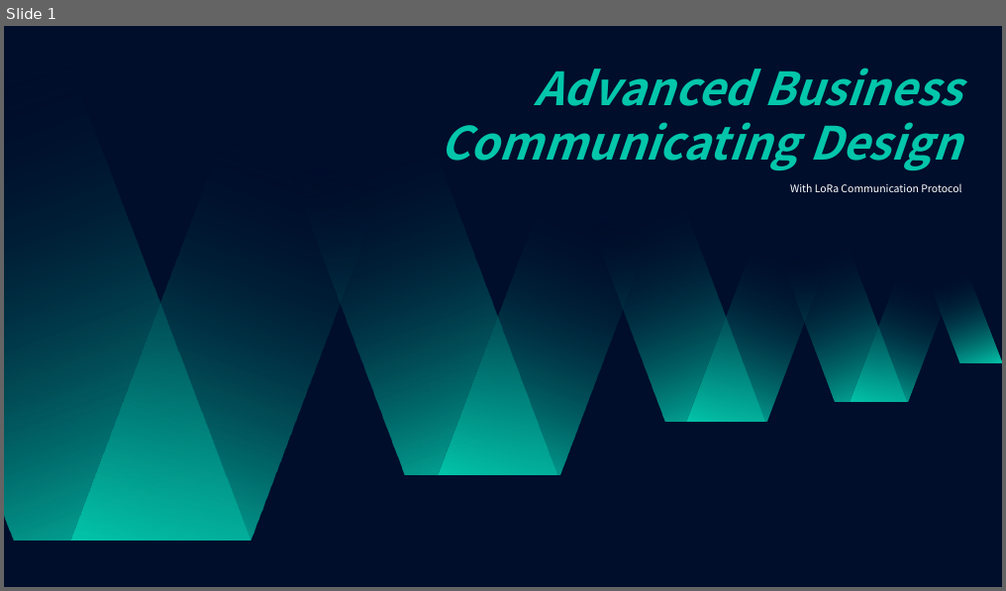
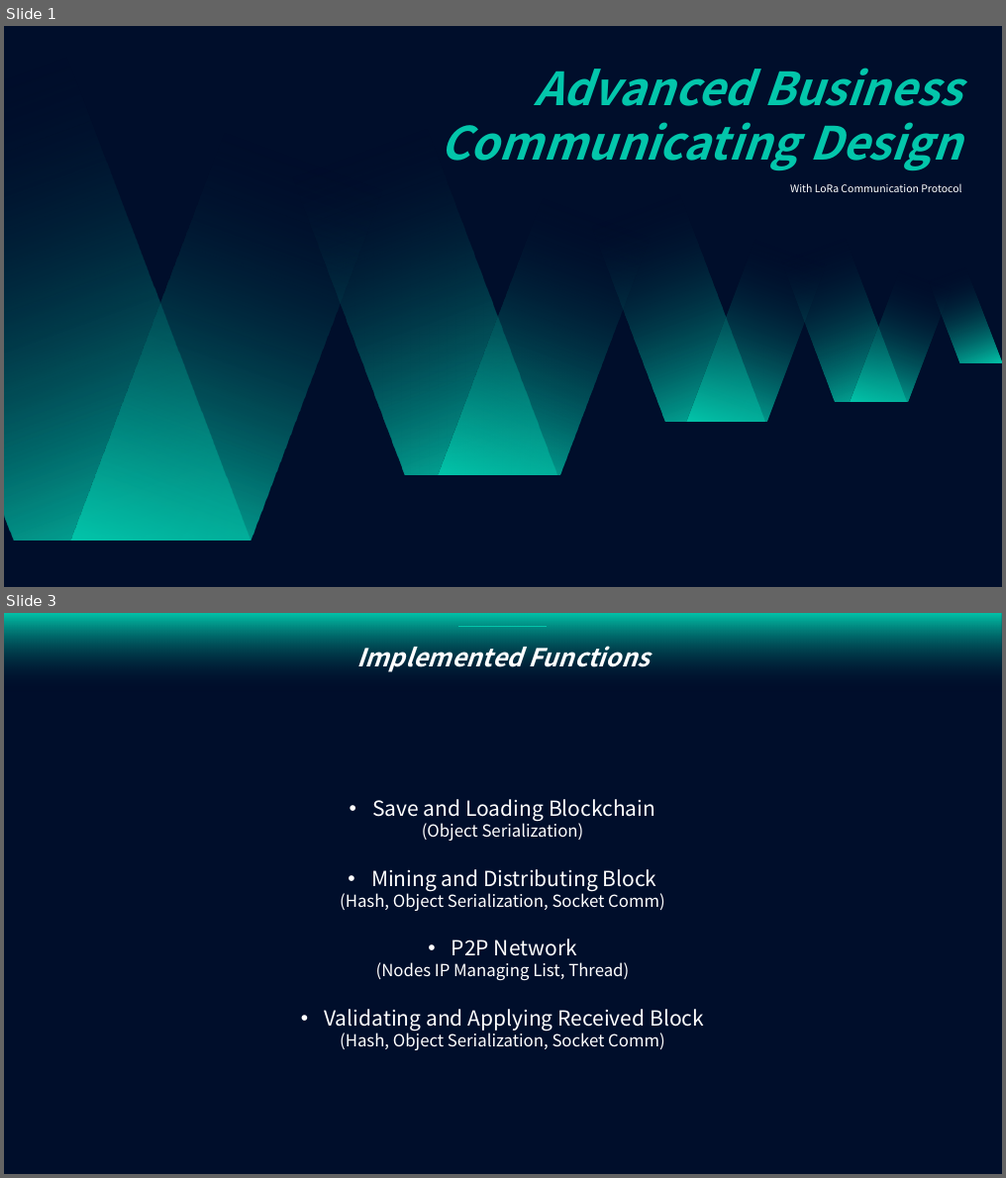
Before and after one commit to purachina/etri, a slide deck: Advanced Buisness Communicating Design/구현.pptx. Shown one above the other, each under a label of ours: slide 1 before the commit, slides 1 and 3 after it; the slides between them are not shown. The pictures are 1006x591 and 1006x1178 pixels, drawn with LibreOffice and Linux fonts; fonts in the diff are those of the drawing. Boxes give left, top, right and bottom in pixels: in the first picture for what was removed or moved away, otherwise in the second. Text is boxed around its words. In the diff, an @@ line names an element or a change of style, - is before the commit and + after.

```diff
--- a/Advanced Buisness Communicating Design/구현.pptx
+++ b/Advanced Buisness Communicating Design/구현.pptx
@@ slide 3 added at (4, 613, 1002, 1174), background #000E2B @@
@@ line added from (458, 627) to (547, 627), #03C6AB 1 pt @@
@@ text added at (356, 646, 649, 673), 24 pt, text #FFFFFF, bold, italic @@
+Implemented Functions
@@ text added at (324, 799, 704, 1051), 16 pt, text #FFFFFF @@
+• Save and Loading Blockchain
+(Object Serialization)
+• Mining and Distributing Block
+(Hash, Object Serialization, Socket Comm)
+• P2P Network
+(Nodes IP Managing List, Thread)
+• Validating and Applying Received Block
+(Hash, Object Serialization, Socket Comm)
```
Also in this commit, not shown: 9 other slides added, 8 slides removed.
